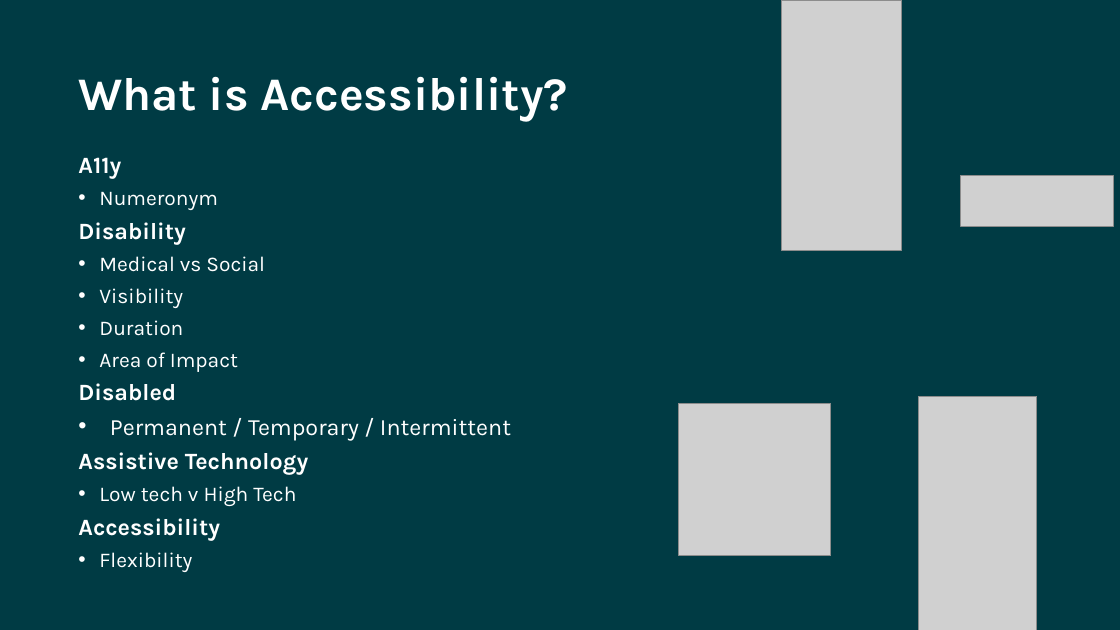
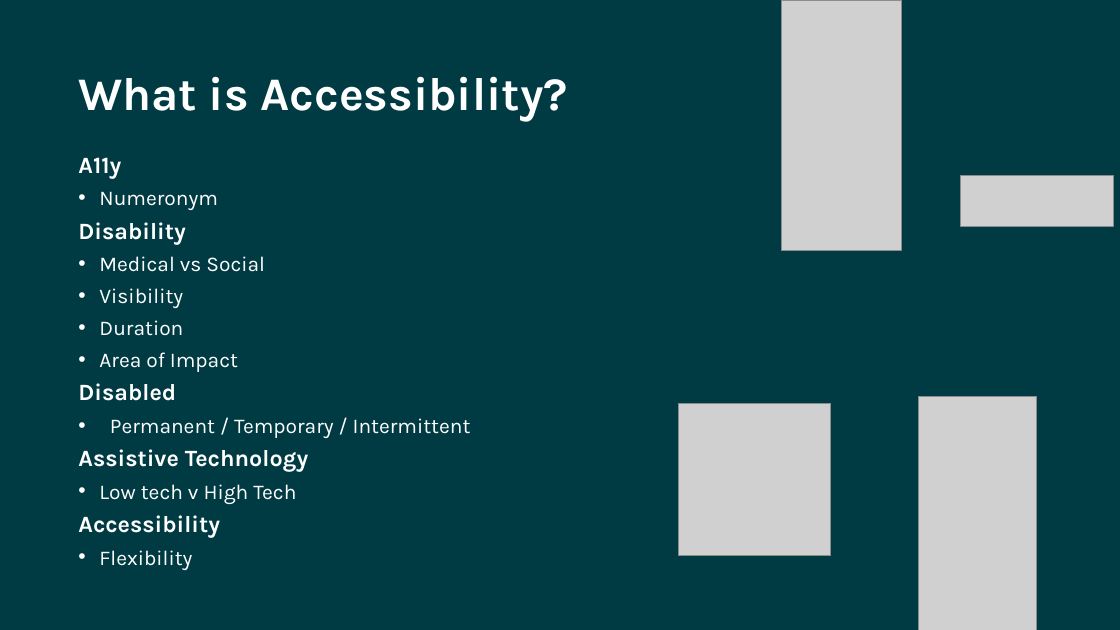
Before and after one commit to CorgiDev/A11y-Materials, a slide deck: slide 4 of Presentations/2025/Introduction to Accessibility.pptx. Drawn at 1120x630 pixels with LibreOffice and Linux fonts; fonts in the diff are those of the drawing; grey boxes stand for pictures; background and template pictures are left out. Boxes give left, top, right and bottom in pixels: in the first picture for what was removed or moved away, otherwise in the second. Text is boxed around its words. In the diff, an @@ line names an element or a change of style, - is before the commit and + after.

```diff
--- a/Presentations/2025/Introduction to Accessibility.pptx
+++ b/Presentations/2025/Introduction to Accessibility.pptx
@@ text at <box>110,418,471,438</box>: size 20 to 18 pt in "Permanent / Temporary / Intermittent" @@
```
